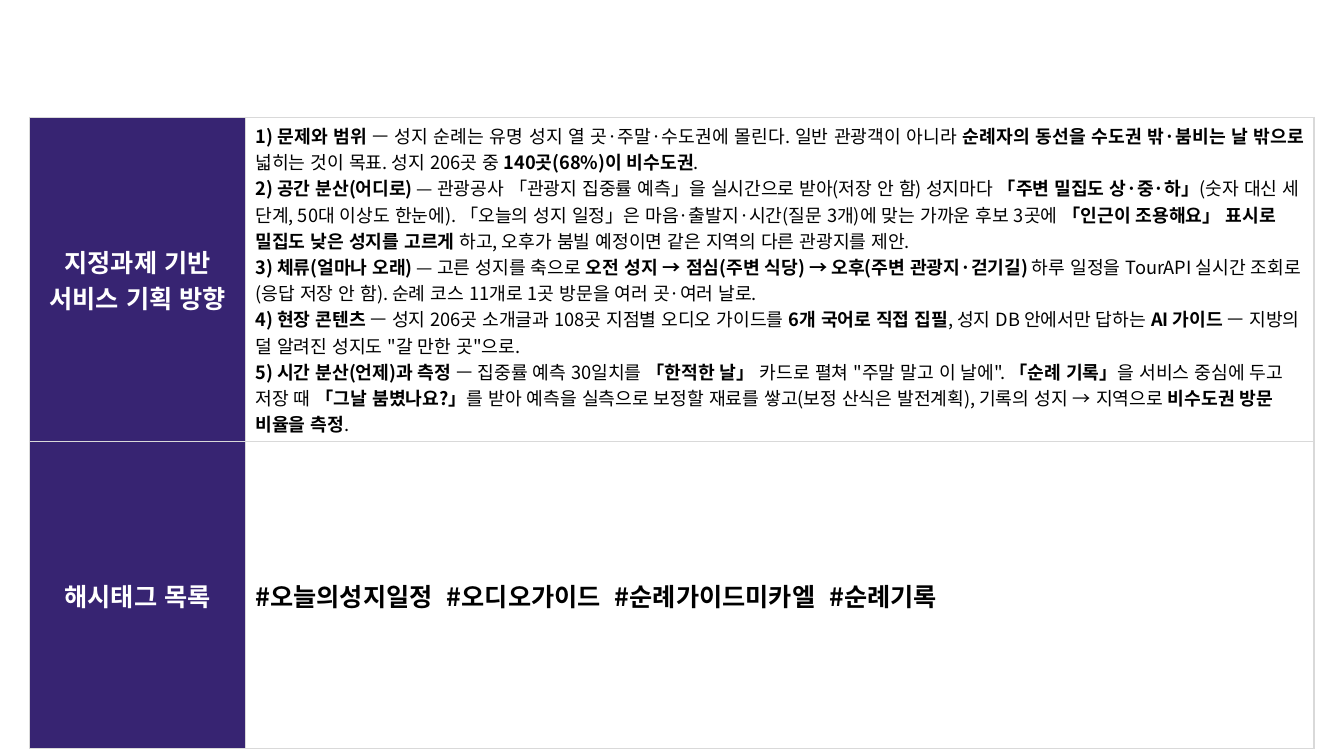
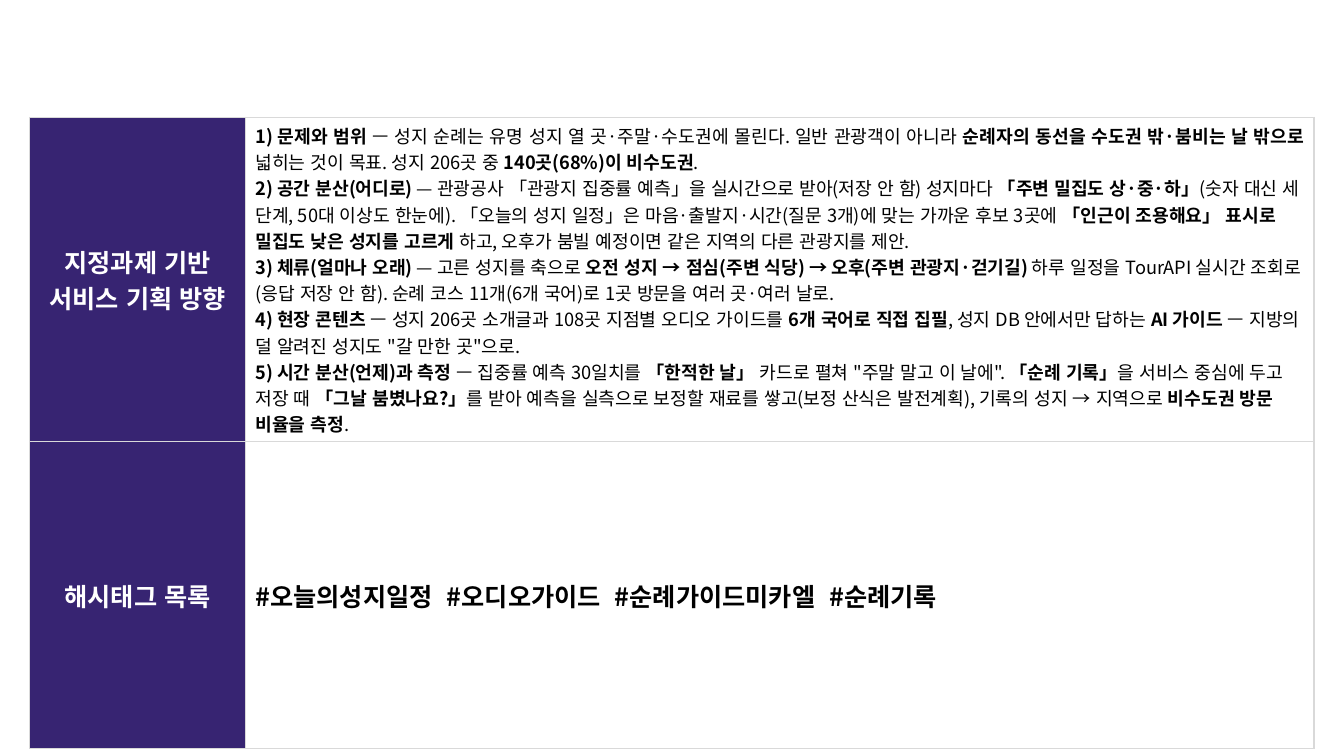
Before and after one commit to linkcontent7-huisun/visitholykorea, a slide deck: slide 3 of docs/10-product/공모전/원본-공모전제출/기능설명서_2026-09-21.pptx. Drawn at 1344x756 pixels with LibreOffice and Linux fonts; fonts in the diff are those of the drawing; background and template pictures are left out. Boxes give left, top, right and bottom in pixels: in the first picture for what was removed or moved away, otherwise in the second. Text is boxed around its words. In the diff, an @@ line names an element or a change of style, - is before the commit and + after.

```diff
--- a/docs/10-product/공모전/원본-공모전제출/기능설명서_2026-09-21.pptx
+++ b/docs/10-product/공모전/원본-공모전제출/기능설명서_2026-09-21.pptx
@@ table at [30,118,1315,732] @@
@@ row 1, column 2: "1) 문제와 범위 — 성지 순례는 유명 성지 열 곳·주말·수도권에 몰린다. 일반 관광객이 아니라 순례자의 동선을 수도권 밖·붐비는 날 밖으로 넓히는 것이 목표. 성지 206곳 중 140곳(68%)이 비수도권. / 2) 공간 분산(어디로) — 관광공사 「관광지 집중률 예측」을 실시간으로 받아(저장 안 함) 성지마다 「주변 밀집도 상·중·하」(숫자 대신 세 단계, 50대 이상도 한눈에). 「오늘의 성지 일정」은 마음·출발지·시간(질문 3개)에 맞는 가까운 후보 3곳에 「인근이 조용해요」 표시로 밀집도 낮은 성지를 고르게 하고, 오후가 붐빌 예정이면 같은 지역의 다른 관광지를 제안. / 3) 체류(얼마나 오래) — 고른 성지를 축으로 오전 성지 → 점심(주변 식당) → 오후(주변 관광지·걷기길) 하루 일정을 TourAPI 실시간 조회로(응답 저장 안 함). 순례 코스 11개로 1곳 방문을 여러 곳·여러 날로. / 4) 현장 콘텐츠 — 성지 206곳 소개글과 108곳 지점별 오디오 가이드를 6개 국어로 직접 집필, 성지 DB 안에서만 답하는 AI 가이드 — 지방의 덜 알려진 성지도 "갈 만한 곳"으로. / 5) 시간 분산(언제)과 측정 — 집중률 예측 30일치를 「한적한 날」 카드로 펼쳐 "주말 말고 이 날에". 「순례 기록」을 서비스 중심에 두고 저장 때 「그날 붐볐나요?」를 받아 예측을 실측으로 보정할 재료를 쌓고(보정 산식은 발전계획), 기록의 성지 → 지역으로 비수도권 방문 비율을 측정." to "1) 문제와 범위 — 성지 순례는 유명 성지 열 곳·주말·수도권에 몰린다. 일반 관광객이 아니라 순례자의 동선을 수도권 밖·붐비는 날 밖으로 넓히는 것이 목표. 성지 206곳 중 140곳(68%)이 비수도권. / 2) 공간 분산(어디로) — 관광공사 「관광지 집중률 예측」을 실시간으로 받아(저장 안 함) 성지마다 「주변 밀집도 상·중·하」(숫자 대신 세 단계, 50대 이상도 한눈에). 「오늘의 성지 일정」은 마음·출발지·시간(질문 3개)에 맞는 가까운 후보 3곳에 「인근이 조용해요」 표시로 밀집도 낮은 성지를 고르게 하고, 오후가 붐빌 예정이면 같은 지역의 다른 관광지를 제안. / 3) 체류(얼마나 오래) — 고른 성지를 축으로 오전 성지 → 점심(주변 식당) → 오후(주변 관광지·걷기길) 하루 일정을 TourAPI 실시간 조회로(응답 저장 안 함). 순례 코스 11개(6개 국어)로 1곳 방문을 여러 곳·여러 날로. / 4) 현장 콘텐츠 — 성지 206곳 소개글과 108곳 지점별 오디오 가이드를 6개 국어로 직접 집필, 성지 DB 안에서만 답하는 AI 가이드 — 지방의 덜 알려진 성지도 "갈 만한 곳"으로. / 5) 시간 분산(언제)과 측정 — 집중률 예측 30일치를 「한적한 날」 카드로 펼쳐 "주말 말고 이 날에". 「순례 기록」을 서비스 중심에 두고 저장 때 「그날 붐볐나요?」를 받아 예측을 실측으로 보정할 재료를 쌓고(보정 산식은 발전계획), 기록의 성지 → 지역으로 비수도권 방문 비율을 측정." @@
```
Also in this commit, not shown: 1 other slide changed, 2 other files.
